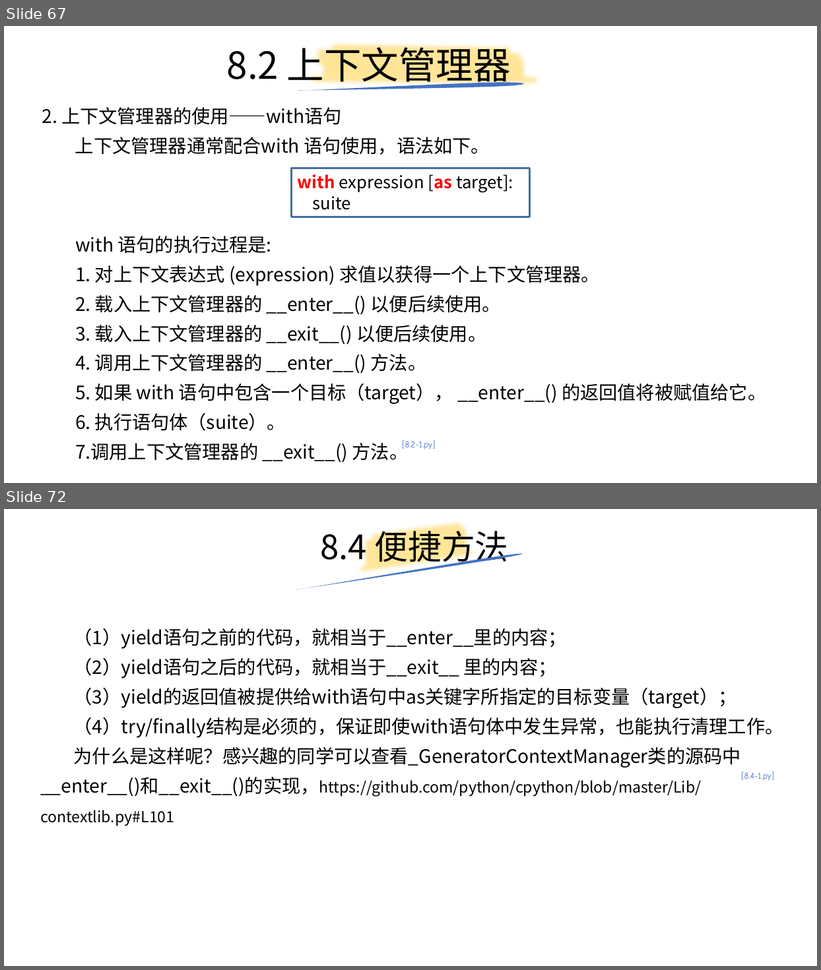
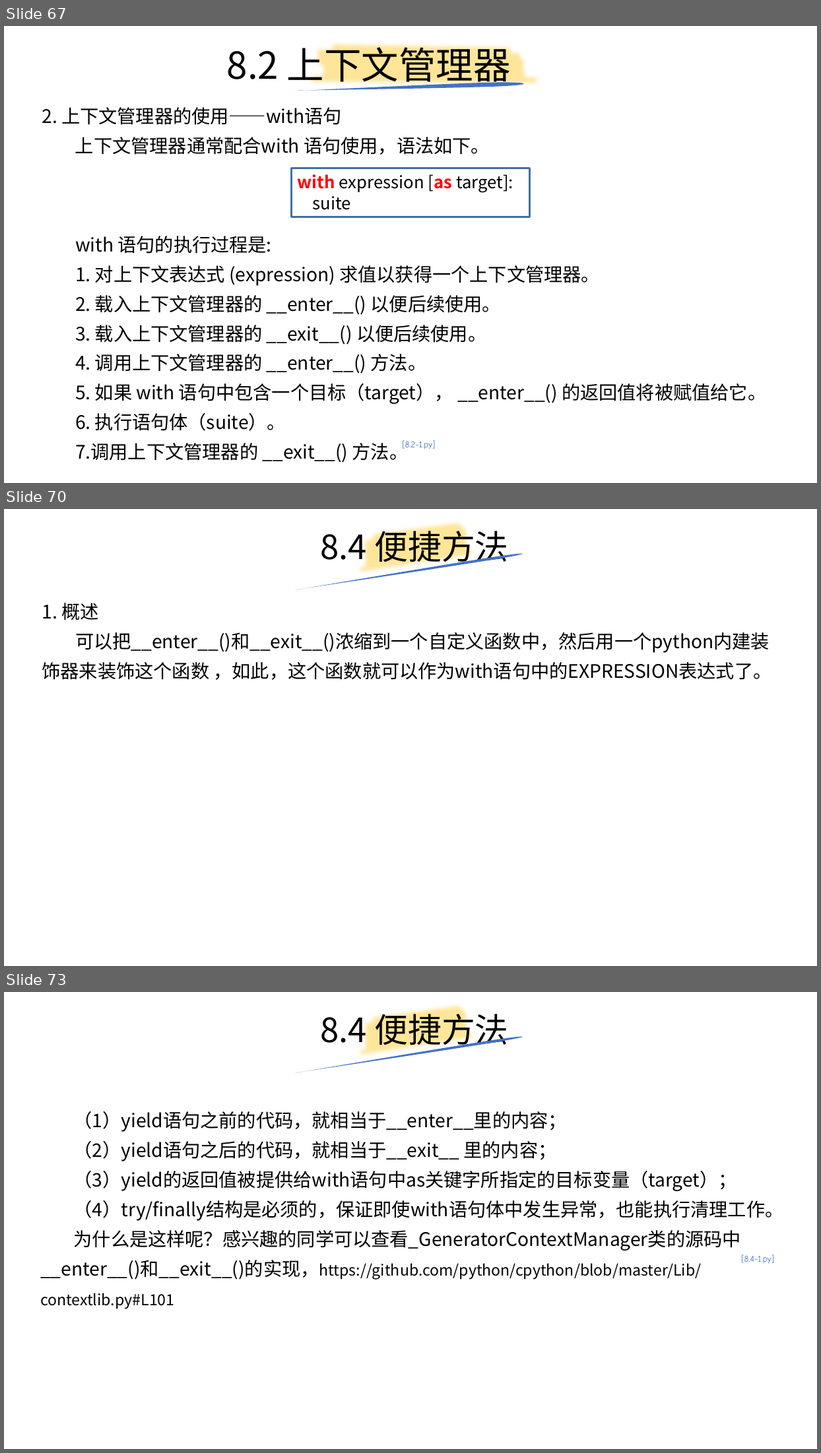
Before and after one commit to yiwenliu/CorePython, a slide deck: PPT/CorePython.pptx. Shown one above the other, each under a label of ours: slides 67 and 72 before the commit, slides 67, 70 and 73 after it; the slides between them are not shown. The pictures are 821x970 and 821x1453 pixels, drawn with LibreOffice and Linux fonts; fonts in the diff are those of the drawing. Boxes give left, top, right and bottom in pixels: in the first picture for what was removed or moved away, otherwise in the second. Text is boxed around its words. In the diff, an @@ line names an element or a change of style, - is before the commit and + after.

```diff
--- a/PPT/CorePython.pptx
+++ b/PPT/CorePython.pptx
@@ slide 70 added at bbox=[4, 509, 817, 966], background #FFFFFF @@
@@ title added at bbox=[320, 525, 508, 568], 39.6 pt, text #000000 @@
+8.4 便捷方法
@@ freeform shape added at bbox=[356, 509, 480, 590], outline #FFE699 16 pt @@
@@ freeform shape added at bbox=[294, 553, 523, 590], fill #4472C4 @@
@@ text added at bbox=[42, 603, 772, 680], 22 pt, text #000000 @@
+1. 概述
+可以把__enter__()和__exit__()浓缩到一个自定义函数中，然后用一个python内建装饰器来装饰这个函数 ，如此，这个函数就可以作为with语句中的EXPRESSION表达式了。
@@ what was slide 72 is now slide 73 @@
```
Also in this commit, not shown: 7 slides changed, 1 other slide added, 2 other files.
